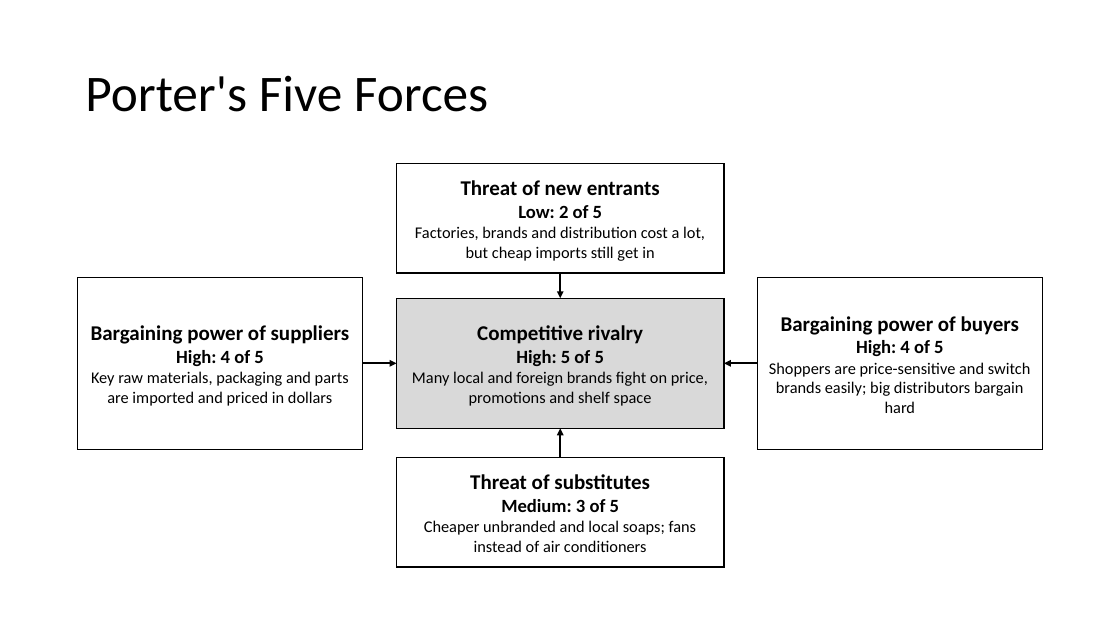
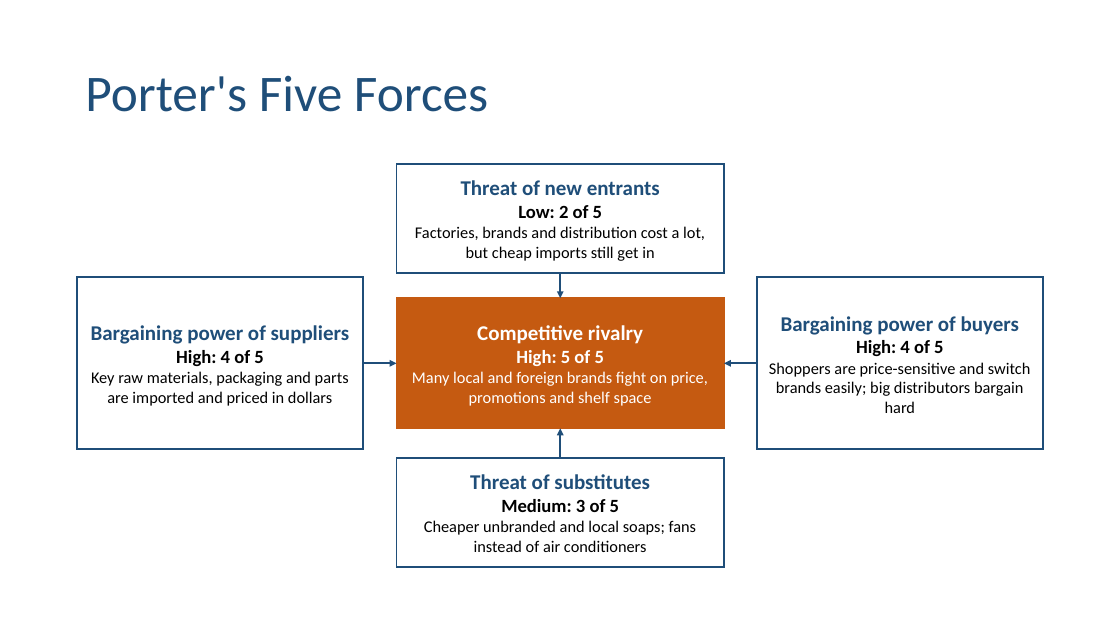
Before and after one commit to BadboyVee/BlackHoleeee, a slide deck: slide 11 of pz-analysis/PZ_Nigeria_Analysis.pptx. Drawn at 1120x630 pixels with LibreOffice and Linux fonts; fonts in the diff are those of the drawing. Boxes give left, top, right and bottom in pixels: in the first picture for what was removed or moved away, otherwise in the second. Text is boxed around its words. In the diff, an @@ line names an element or a change of style, - is before the commit and + after.

```diff
--- a/pz-analysis/PZ_Nigeria_Analysis.pptx
+++ b/pz-analysis/PZ_Nigeria_Analysis.pptx
@@ title "Porter's Five Forces" at <box>85,75,488,112</box>: text colour #000000 to #1F4E79 @@
@@ text in rectangle at <box>461,180,660,195</box>: text colour #000000 to #1F4E79 in "Threat of new entrants" @@
@@ rectangle "Competitive rivalry" at <box>397,298,724,429</box>: text colour #000000 to #FFFFFF; fill #D9D9D9 to #C55A11; outline #000000 1 pt to #C55A11 1.5 pt @@
@@ arrow (560, 273) - (560, 298): stroke #000000 1.5 pt to #1F4E79 1.5 pt @@
@@ text in rectangle at <box>91,325,350,344</box>: text colour #000000 to #1F4E79 in "Bargaining power of suppliers" @@
@@ text in rectangle at <box>781,316,1019,335</box>: text colour #000000 to #1F4E79 in "Bargaining power of buyers" @@
@@ arrow (363, 364) - (397, 364): stroke #000000 1.5 pt to #1F4E79 1.5 pt @@
@@ arrow (757, 364) - (724, 364): stroke #000000 1.5 pt to #1F4E79 1.5 pt @@
@@ arrow (560, 458) - (560, 429): stroke #000000 1.5 pt to #1F4E79 1.5 pt @@
@@ outline #000000 1 pt to #1F4E79 1.5 pt in 4 elements at <box>397,164,724,273</box>, <box>77,277,363,450</box>, <box>757,277,1043,450</box>, <box>397,458,724,567</box> @@
@@ text in rectangle at <box>470,474,650,489</box>: text colour #000000 to #1F4E79 in "Threat of substitutes" @@
```
Also in this commit, not shown: 14 other slides changed, 3 other files.
